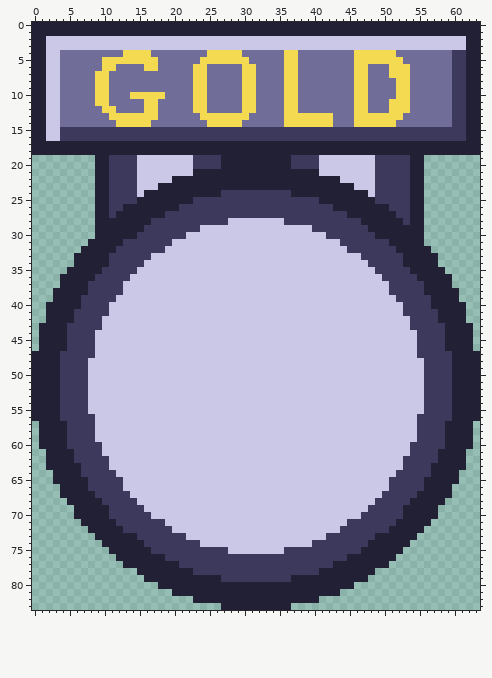
One commit to this sprite sheet: Assets/Sprite/UI/GoldUI.png. Above, as it was before the edit.
The file is 64x84 pixels.
The result:
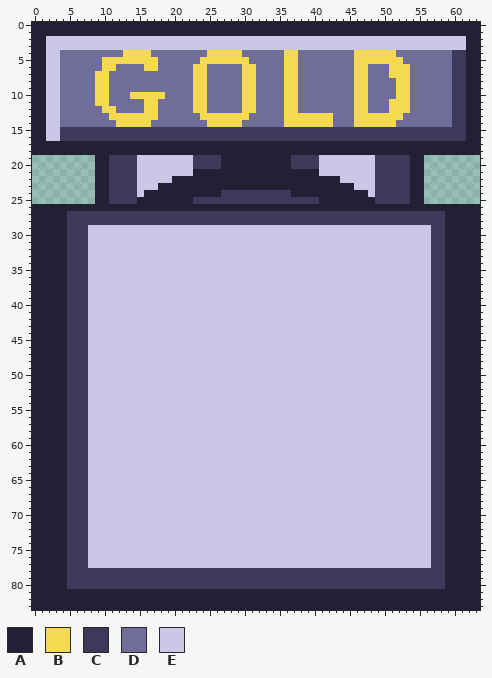
Palette (. is transparent): A #222034  B #f3da51  C #3c395c  D #706d98  E #cac7e7
Diff:
y 26: x 0..8 ......... -> AAAAAAAAA; x 11..12 CC -> AA; x 21..42 CCCCCCCCCCCCCCCCCCCCCC -> AAAAAAAAAAAAAAAAAAAAAA; x 51..53 CCC -> AAA; x 56..63 ........ -> AAAAAAAA
y 27: x 0..10 .........AA -> AAAAACCCCCC; x 12..18 AAAAAAA -> CCCCCCC; x 45..51 AAAAAAA -> CCCCCCC; x 54..63 AA........ -> CCCCCAAAAA
y 28: x 0..16 .........AAAAAAAA -> AAAAACCCCCCCCCCCC; x 28..35 EEEEEEEE -> CCCCCCCC; x 47..52 AAAAAA -> CCCCCC; x 54..63 AA........ -> CCCCCAAAAA
y 29: x 0..23 .........AAAAAAACCCCCCCC -> AAAAACCCEEEEEEEEEEEEEEEE; x 40..63 CCCCCCCCAAAAAAAA........ -> EEEEEEEEEEEEEEEEECCAAAAA
y 30: x 0..21 .........AAAAAACCCCCCC -> AAAAACCCEEEEEEEEEEEEEE; x 42..63 CCCCCCCAAAAAAA........ -> EEEEEEEEEEEEEEECCAAAAA
y 31: x 0..19 ........AAAAACCCCCCC -> AAAAACCCEEEEEEEEEEEE; x 44..63 CCCCCCCAAAAA........ -> EEEEEEEEEEEEECCAAAAA
y 32: x 0..18 .......AAAAACCCCCCC -> AAAAACCCEEEEEEEEEEE; x 45..63 CCCCCCCAAAAA....... -> EEEEEEEEEEEECCAAAAA
y 33: x 0..16 ......AAAAACCCCCC -> AAAAACCCEEEEEEEEE; x 47..63 CCCCCCAAAAA...... -> EEEEEEEEEECCAAAAA
y 34: x 0..15 ......AAAAACCCCC -> AAAAACCCEEEEEEEE; x 48..63 CCCCCAAAAA...... -> EEEEEEEEECCAAAAA
y 35: x 0..14 .....AAAAACCCCC -> AAAAACCCEEEEEEE; x 49..63 CCCCCAAAAA..... -> EEEEEEEECCAAAAA
y 36: x 0..3 .... -> AAAA; x 5..13 AAAACCCCC -> CCCEEEEEE; x 50..58 CCCCCAAAA -> EEEEEEECC; x 60..63 .... -> AAAA
y 37: x 0..3 .... -> AAAA; x 5..12 AAACCCCC -> CCCEEEEE; x 51..58 CCCCCAAA -> EEEEEECC; x 60..63 .... -> AAAA
y 38: x 0..2 ... -> AAA; x 5..12 AAACCCCC -> CCCEEEEE; x 51..58 CCCCCAAA -> EEEEEECC; x 61..63 ... -> AAA
y 39: x 0..2 ... -> AAA; x 5..6 AA -> CC; x 8..11 CCCC -> EEEE; x 52..58 CCCCCAA -> EEEEECC; x 61..63 ... -> AAA
y 40: x 0..1 .. -> AA; x 5..6 AA -> CC; x 8..10 CCC -> EEE; x 53..58 CCCCAA -> EEEECC; x 62..63 .. -> AA
y 41: x 0..1 .. -> AA; x 5 A -> C; x 8..10 CCC -> EEE; x 53..56 CCCC -> EEEE; x 58 A -> C; x 62..63 .. -> AA
y 42: x 0..1 .. -> AA; x 5 A -> C; x 8..9 CC -> EE; x 54..56 CCC -> EEE; x 58 A -> C; x 62..63 .. -> AA
y 43: x 0 . -> A; x 8..9 CC -> EE; x 54..56 CCC -> EEE; x 63 . -> A
y 44..46: x 0 . -> A; x 8 C -> E; x 55..56 CC -> EE; x 63 . -> A
y 47: x 4 C -> A; x 8 C -> E; x 55..56 CC -> EE; x 59 C -> A
y 48..55: x 4 C -> A; x 56 C -> E; x 59 C -> A
y 56: x 4 C -> A; x 8 C -> E; x 55..56 CC -> EE; x 59 C -> A
y 57..59: x 0 . -> A; x 8 C -> E; x 55..56 CC -> EE; x 63 . -> A
y 60: x 0 . -> A; x 8..9 CC -> EE; x 54..56 CCC -> EEE; x 63 . -> A
y 61: x 0..1 .. -> AA; x 5 A -> C; x 8..9 CC -> EE; x 54..56 CCC -> EEE; x 58 A -> C; x 62..63 .. -> AA
y 62: x 0..1 .. -> AA; x 5 A -> C; x 8..10 CCC -> EEE; x 53..56 CCCC -> EEEE; x 58 A -> C; x 62..63 .. -> AA
y 63: x 0..1 .. -> AA; x 5..6 AA -> CC; x 8..10 CCC -> EEE; x 53..58 CCCCAA -> EEEECC; x 62..63 .. -> AA
y 64: x 0..2 ... -> AAA; x 5..6 AA -> CC; x 8..11 CCCC -> EEEE; x 52..58 CCCCCAA -> EEEEECC; x 61..63 ... -> AAA
y 65: x 0..2 ... -> AAA; x 5..12 AAACCCCC -> CCCEEEEE; x 51..58 CCCCCAAA -> EEEEEECC; x 61..63 ... -> AAA
y 66: x 0..3 .... -> AAAA; x 5..12 AAACCCCC -> CCCEEEEE; x 51..58 CCCCCAAA -> EEEEEECC; x 60..63 .... -> AAAA
y 67: x 0..3 .... -> AAAA; x 5..13 AAAACCCCC -> CCCEEEEEE; x 50..58 CCCCCAAAA -> EEEEEEECC; x 60..63 .... -> AAAA
y 68: x 0..14 .....AAAAACCCCC -> AAAAACCCEEEEEEE; x 49..63 CCCCCAAAAA..... -> EEEEEEEECCAAAAA
y 69: x 0..15 ......AAAAACCCCC -> AAAAACCCEEEEEEEE; x 48..63 CCCCCAAAAA...... -> EEEEEEEEECCAAAAA
y 70: x 0..16 ......AAAAACCCCCC -> AAAAACCCEEEEEEEEE; x 47..63 CCCCCCAAAAA...... -> EEEEEEEEEECCAAAAA
y 71: x 0..18 .......AAAAACCCCCCC -> AAAAACCCEEEEEEEEEEE; x 45..63 CCCCCCCAAAAA....... -> EEEEEEEEEEEECCAAAAA
y 72: x 0..19 ........AAAAACCCCCCC -> AAAAACCCEEEEEEEEEEEE; x 44..63 CCCCCCCAAAAA........ -> EEEEEEEEEEEEECCAAAAA
y 73: x 0..21 .........AAAAAACCCCCCC -> AAAAACCCEEEEEEEEEEEEEE; x 42..63 CCCCCCCAAAAAA......... -> EEEEEEEEEEEEEEECCAAAAA
y 74: x 0..23 ..........AAAAAACCCCCCCC -> AAAAACCCEEEEEEEEEEEEEEEE; x 40..63 CCCCCCCCAAAAAA.......... -> EEEEEEEEEEEEEEEEECCAAAAA
y 75: x 0..27 ...........AAAAAACCCCCCCCCCC -> AAAAACCCEEEEEEEEEEEEEEEEEEEE; x 36..63 CCCCCCCCCCCAAAAAA........... -> EEEEEEEEEEEEEEEEEEEEECCAAAAA
y 76: x 0..63 ............AAAAAAACCCCCCCCCCCCCCCCCCCCCCCCCCAAAAAAA............ -> AAAAACCCEEEEEEEEEEEEEEEEEEEEEEEEEEEEEEEEEEEEEEEEEEEEEEEEECCAAAAA
y 77: x 0..63 .............AAAAAAAACCCCCCCCCCCCCCCCCCCCCCAAAAAAAA............. -> AAAAACCCEEEEEEEEEEEEEEEEEEEEEEEEEEEEEEEEEEEEEEEEEEEEEEEEECCAAAAA
y 78: x 0..22 ...............AAAAAAAA -> AAAAACCCCCCCCCCCCCCCCCC; x 41..63 AAAAAAAA............... -> CCCCCCCCCCCCCCCCCCAAAAA
y 79: x 0..26 ................AAAAAAAAAAA -> AAAAACCCCCCCCCCCCCCCCCCCCCC; x 37..63 AAAAAAAAAAA................ -> CCCCCCCCCCCCCCCCCCCCCCAAAAA
y 80: x 0..63 ..................AAAAAAAAAAAAAAAAAAAAAAAAAAAA.................. -> AAAAACCCCCCCCCCCCCCCCCCCCCCCCCCCCCCCCCCCCCCCCCCCCCCCCCCCCCCAAAAA
y 81: x 0..19 .................... -> AAAAAAAAAAAAAAAAAAAA; x 44..63 .................... -> AAAAAAAAAAAAAAAAAAAA
y 82: x 0..22 ....................... -> AAAAAAAAAAAAAAAAAAAAAAA; x 41..63 ....................... -> AAAAAAAAAAAAAAAAAAAAAAA
y 83: x 0..26 ........................... -> AAAAAAAAAAAAAAAAAAAAAAAAAAA; x 37..63 ........................... -> AAAAAAAAAAAAAAAAAAAAAAAAAAA
